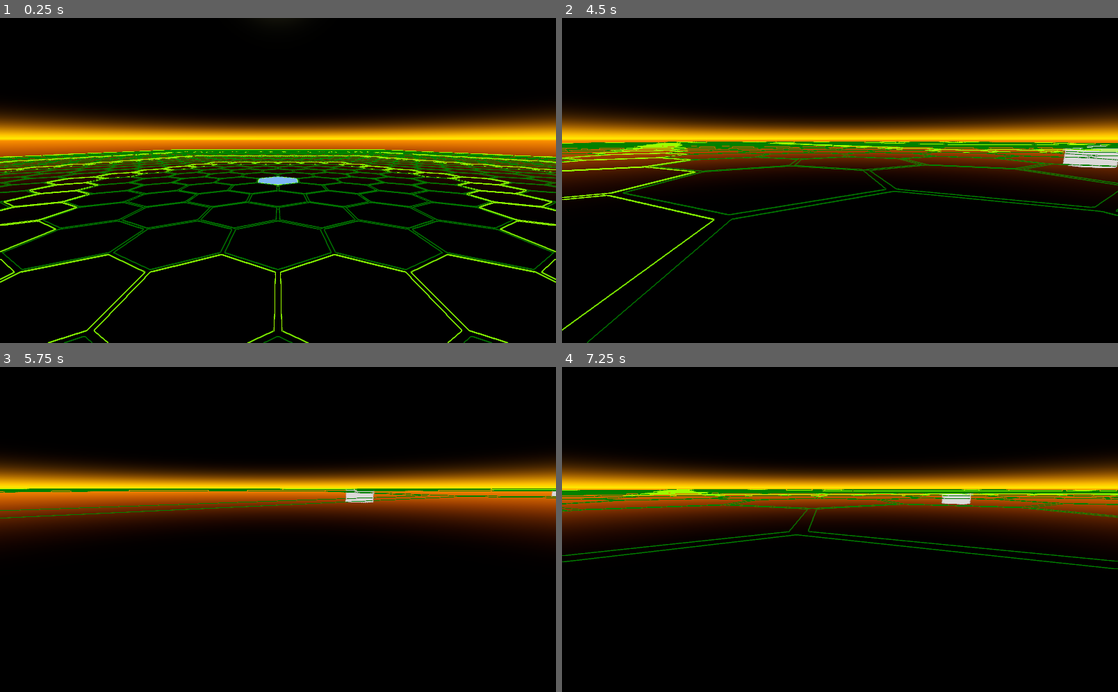
Above: before the commit, frames 1-4 (two rows, left to right).
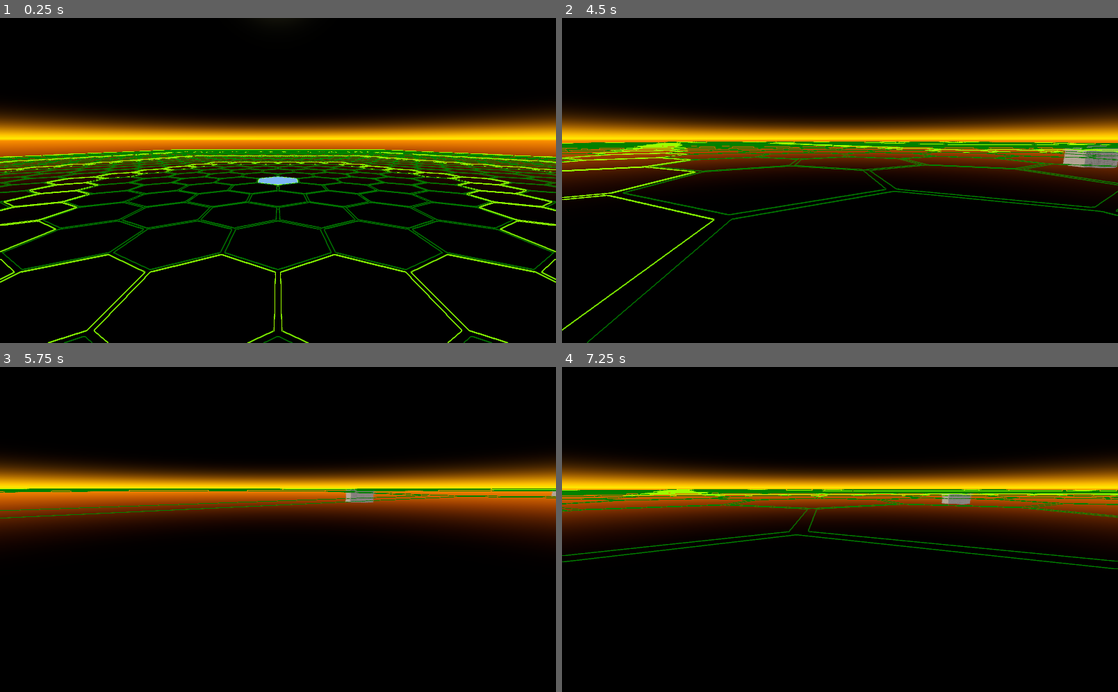
Above: after the commit, the same moments.

Repository: ObsidianBlk/Twin-Sticky
Game: Godot game, scene res://ArenaEditor/ArenaEditor.tscn
The game is run twice, just before and just after one commit, with the same random seed, the same clock (stepped at 60 frames per second) and the same inputs. This scene is started directly instead of the project's main scene.
Inputs (mouse positions are in pixels of both pictures, inside the frame that each line leads up to):
- Up to frame 1 (0.25 s): no input
- Up to frame 2 (4.5 s): tap Enter at 0.5 s; move the mouse to (962, 164) at 0.52 s; hold D (booster_right) 0.53-1.28 s; hold Middle mouse button (orbit_enable) 0.53-1.28 s; click (962, 164) at 0.67 s; tap Space (booster_jump) at 0.77, 1.52, 3.02, 3.77 s; move the mouse to (728, 196) at 1.27 s; hold S (booster_backward) 1.28-2.03 s; tap ` (terminal) at 1.35, 4.35 s; move the mouse to (895, 109) at 2.02 s; hold D (booster_right) 2.03-2.78 s; hold , (zoom_in) 2.03-2.78 s; move the mouse to (812, 245) at 2.77 s; hold W (booster_forward) 2.78-3.53 s; tap . (zoom_out) at 2.85 s; click (812, 245) at 2.92 s; move the mouse to (1006, 229) at 3.52 s; hold Middle mouse button (orbit_enable) 3.53-4.28 s; hold A (booster_left) from 3.53 s (still down); move the mouse to (673, 131) at 4.27 s
- Up to frame 3 (5.75 s): tap Space (booster_jump) at 4.52 s; move the mouse to (305, 529) at 5.02 s; release A (booster_left) at 5.03 s; hold S (booster_backward) from 5.03 s (still down); hold , (zoom_in) from 5.03 s (still down); click (305, 529) at 5.17 s
- Up to frame 4 (7.25 s): move the mouse to (756, 448) at 5.77 s; release S (booster_backward) at 5.78 s; release , (zoom_in) at 5.78 s; hold D (booster_right) 5.78-6.53 s; tap . (zoom_out) at 5.85 s; tap Space (booster_jump) at 6.02, 6.77 s; move the mouse to (962, 513) at 6.52 s; hold W (booster_forward) from 6.53 s (still down); hold Middle mouse button (orbit_enable) from 6.53 s (still down)

The runs differ from the first frame. In frame 1, less than 0.1% of the frame differs, in the area x 29-65%, y 41-65%; in frame 2, 0.5%, in the area x 89-100%, y 38-47%; in frame 3, 0.2%; in frame 4, 0.2%.

Commit message:
Some minor experimentation with in-editor environmental lighting (and directional lighting).

Diff:
--- a/ArenaEditor/ArenaEditor.tscn
+++ b/ArenaEditor/ArenaEditor.tscn
@@ -18,12 +18,23 @@
 [sub_resource type="Environment" id=2]
 background_mode = 2
 background_sky = SubResource( 1 )
-ambient_light_color = Color( 1, 1, 1, 1 )
+ambient_light_color = Color( 0.54902, 0.54902, 0.54902, 1 )
 ambient_light_sky_contribution = 0.5
 tonemap_mode = 2
+ssao_enabled = true
 
 [node name="ArenaEditor" type="Spatial"]
 script = ExtResource( 1 )
+
+[node name="DirectionalLight" type="DirectionalLight" parent="."]
+transform = Transform( 0.906308, -0.422618, 0, 0.422618, 0.906308, 0, 0, 0, 1, 0, 105.482, 0 )
+light_color = Color( 0.819608, 0.701961, 0.513726, 1 )
+light_energy = 0.25
+light_size = 2.0
+light_specular = 1.0
+light_bake_mode = 2
+shadow_enabled = true
+shadow_reverse_cull_face = true
 
 [node name="GimbleCamera" parent="." instance=ExtResource( 4 )]
 free_look = true
--- a/Objects/Hex/HexTypes/Default.tscn
+++ b/Objects/Hex/HexTypes/Default.tscn
@@ -14,6 +14,8 @@
 "vertex_count": 24
 }
 
+[sub_resource type="SpatialMaterial" id=4]
+
 [sub_resource type="ArrayMesh" id=3]
 resource_name = "top_Circle001"
 surfaces/0 = {
@@ -28,6 +30,8 @@
 "vertex_count": 6
 }
 
+[sub_resource type="SpatialMaterial" id=5]
+
 [sub_resource type="ConvexPolygonShape" id=2]
 points = PoolVector3Array( 0.866025, 0, 0.499804, 0, 0, 1, 0.866025, -1, 0.499804, 0.866025, 0, -0.5, 0, -1, 1, -0.866025, 0, 0.5, 0.866025, -1, -0.5, 0, 0, -1, -0.866025, -1, 0.5, -0.866025, 0, -0.5, 0, -1, -1, -0.866025, -1, -0.5 )
 
@@ -36,10 +40,12 @@
 [node name="Side" type="MeshInstance" parent="."]
 mesh = SubResource( 1 )
 skeleton = NodePath("")
+material/0 = SubResource( 4 )
 
 [node name="Top" type="MeshInstance" parent="."]
 mesh = SubResource( 3 )
 skeleton = NodePath("")
+material/0 = SubResource( 5 )
 
 [node name="CollisionShape" type="CollisionShape" parent="."]
 shape = SubResource( 2 )
Not shown: 1 places in Objects/Hex/HexTypes/Default.tscn that only renumber resources
